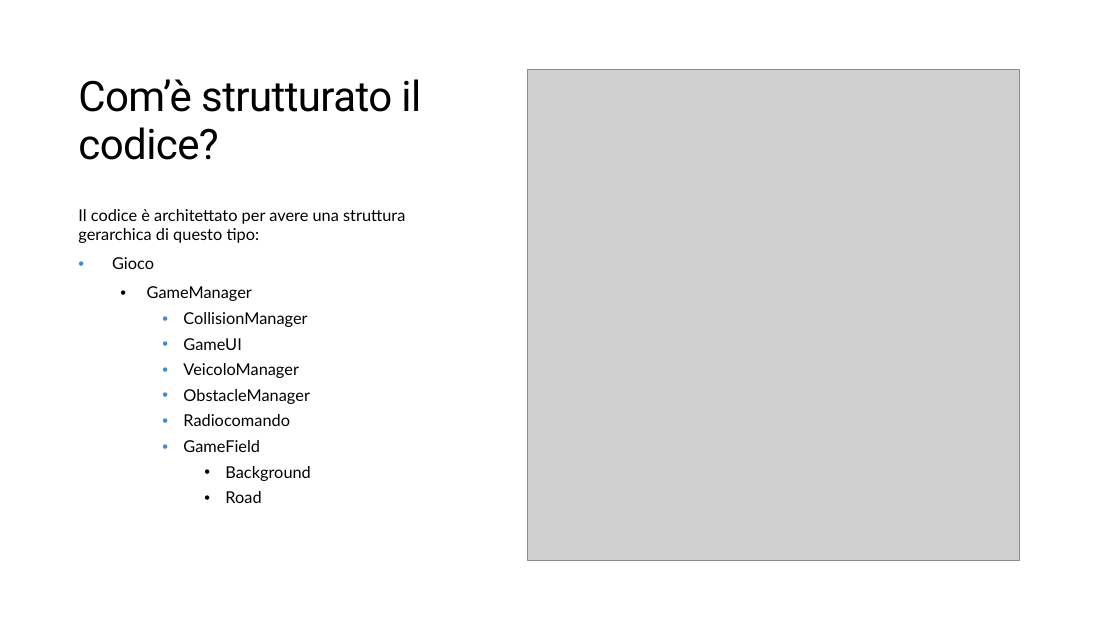
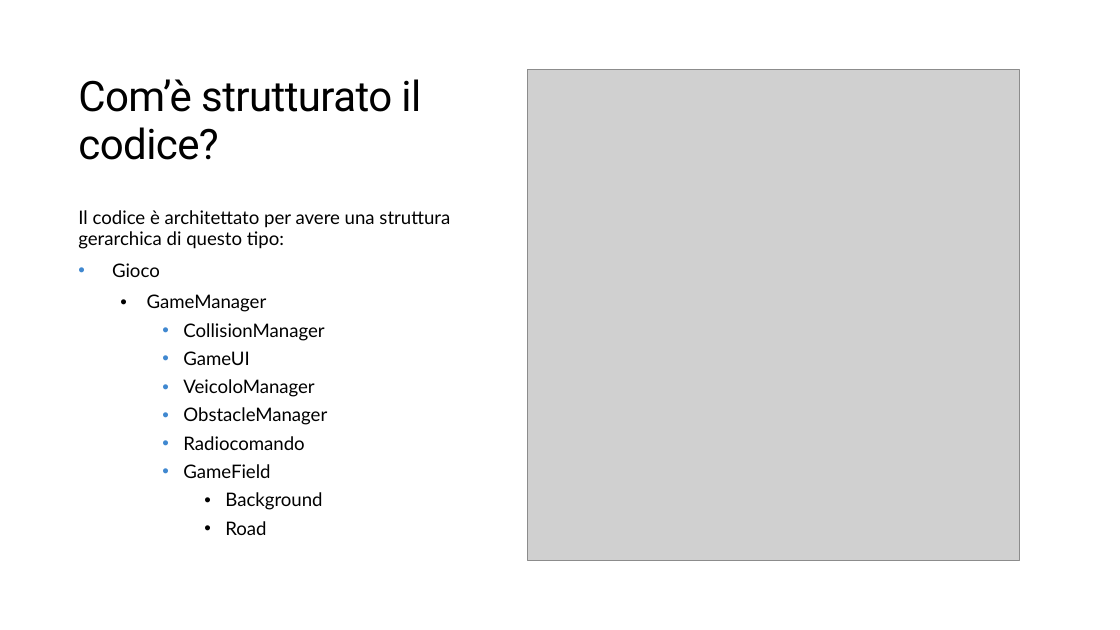
Before and after one commit to lomi02/Veicolo-Radiocomandato, a slide deck: slide 4 of Presentazione Veicolo Radiocomandato.pptx. Drawn at 1120x630 pixels with LibreOffice and Linux fonts; fonts in the diff are those of the drawing; grey boxes stand for pictures. Boxes give left, top, right and bottom in pixels: in the first picture for what was removed or moved away, otherwise in the second. Text is boxed around its words. In the diff, an @@ line names an element or a change of style, - is before the commit and + after.

```diff
--- a/Presentazione Veicolo Radiocomandato.pptx
+++ b/Presentazione Veicolo Radiocomandato.pptx
@@ text "Il codice è architettato per ..." at box(78, 210, 450, 535): size 14 to 16 pt @@
```
Also in this commit, not shown: 2 other slides changed.
